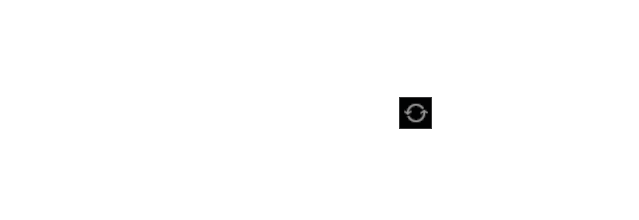
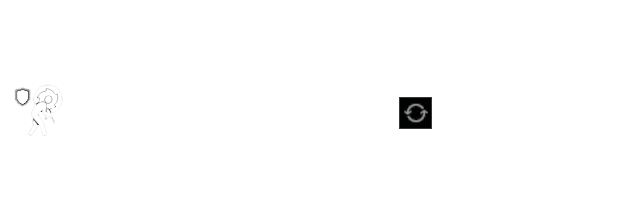
Two versions of the same layered image (639px x 220px). Layer-by-layer changes:
showed group "perks" (28 layers) over [14, 84, 63, 137]
showed "cold_blood" over [14, 84, 63, 137]
